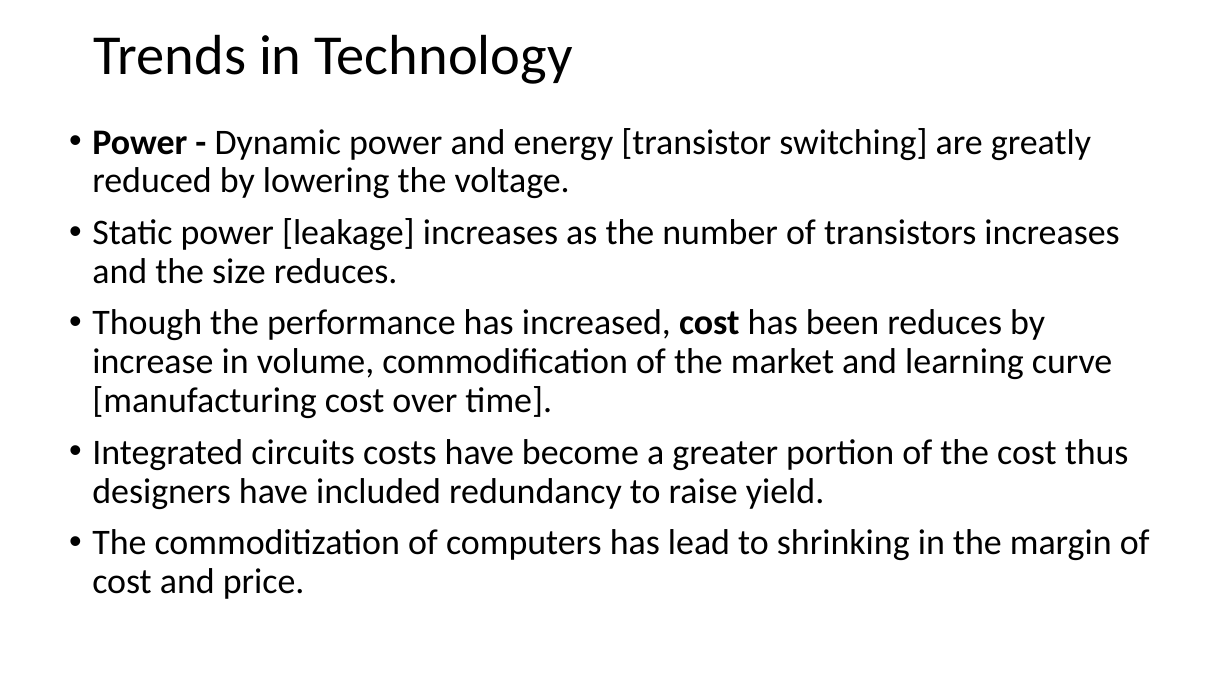
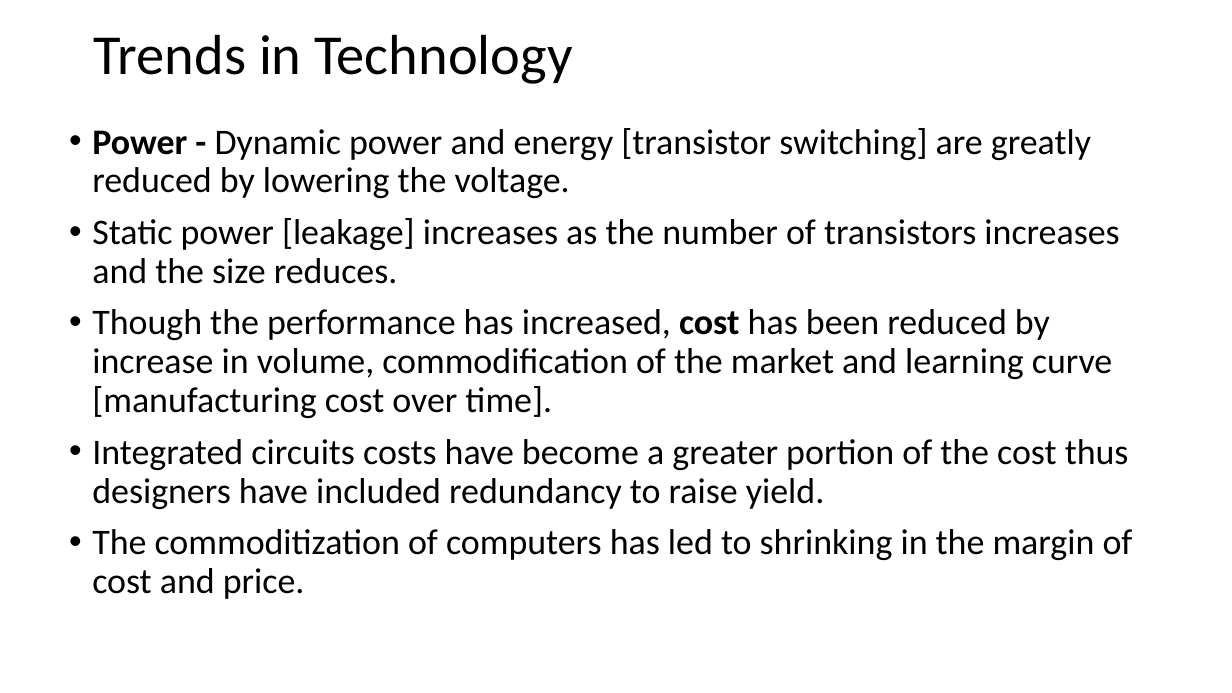
Before and after one commit to patjkuat/BCT2408_computer_architecture, a slide deck: slide 9 of 1_Week1_Reading,/chapter 1.pptx. Drawn at 1232x693 pixels with LibreOffice and Linux fonts; fonts in the diff are those of the drawing. Boxes give left, top, right and bottom in pixels: in the first picture for what was removed or moved away, otherwise in the second. Text is boxed around its words. In the diff, an @@ line names an element or a change of style, - is before the commit and + after.

```diff
--- a/1_Week1_Reading,/chapter 1.pptx
+++ b/1_Week1_Reading,/chapter 1.pptx
@@ text at bbox=[92, 309, 1113, 418]: text changed @@
-• Though the performance has increased, cost has been reduces by increase in volume, commodification of the market and learning curve [manufacturing cost over time].
+• Though the performance has increased, cost has been reduced by increase in volume, commodification of the market and learning curve [manufacturing cost over time].
@@ text at bbox=[92, 529, 1133, 599]: text changed @@
-• The commoditization of computers has lead to shrinking in the margin of cost and price.
+• The commoditization of computers has led to shrinking in the margin of cost and price.
```
Also in this commit, not shown: 6 other files.
